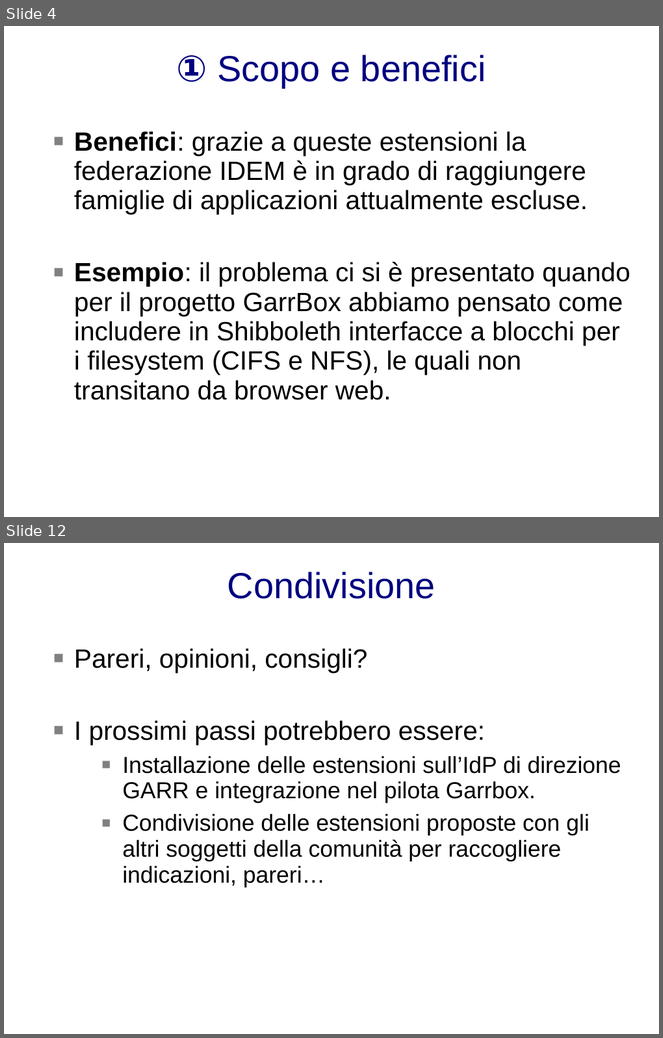
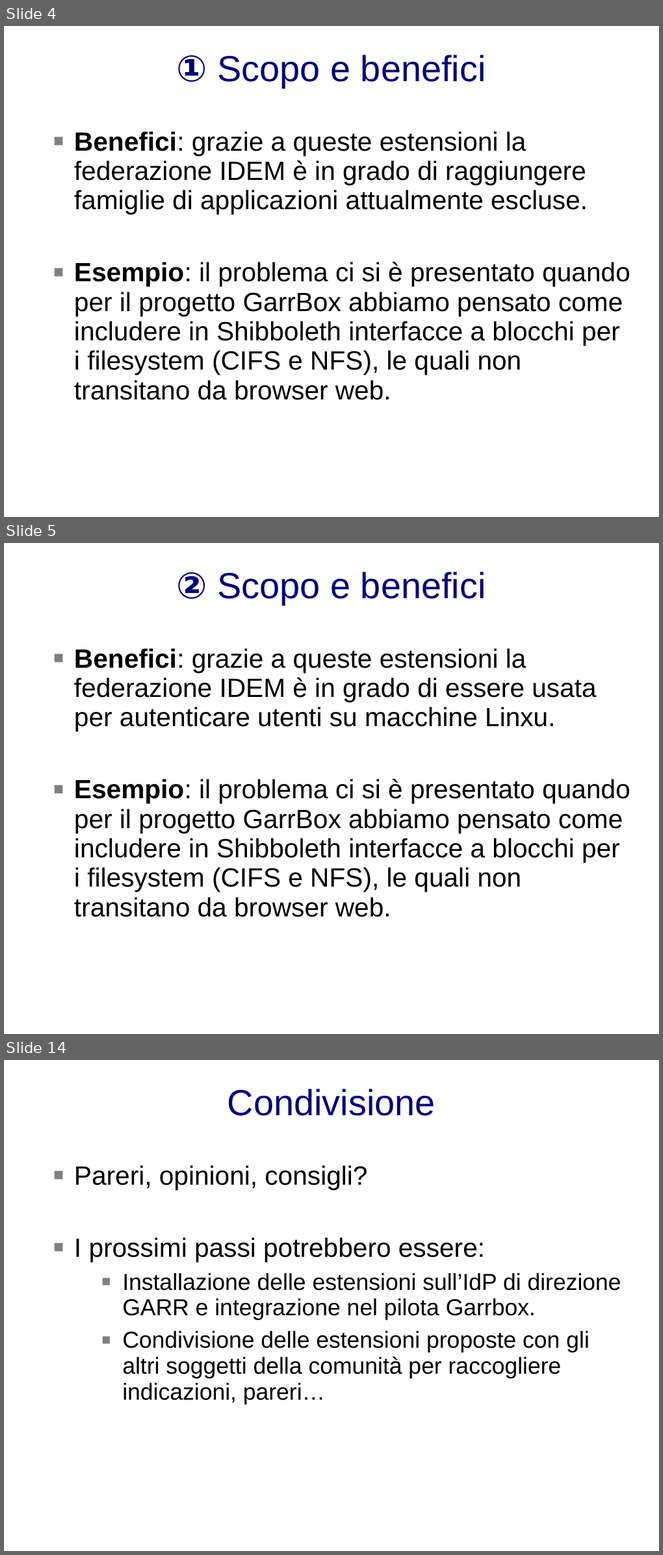
Before and after one commit to biancini/Shibboleth-Authentication, a slide deck: documentation/ShibbolethExtensions.pptx. Shown one above the other, each under a label of ours: slides 4 and 12 before the commit, slides 4, 5 and 14 after it; the slides between them are not shown. The pictures are 663x1038 and 663x1555 pixels, drawn with LibreOffice and Linux fonts; fonts in the diff are those of the drawing; background and template pictures are left out. Boxes give left, top, right and bottom in pixels: in the first picture for what was removed or moved away, otherwise in the second. Text is boxed around its words. In the diff, an @@ line names an element or a change of style, - is before the commit and + after.

```diff
--- a/documentation/ShibbolethExtensions.pptx
+++ b/documentation/ShibbolethExtensions.pptx
@@ slide 5 added at bbox=[4, 543, 659, 1034], background picture (left out) @@
@@ text added at bbox=[177, 572, 486, 604], 44 pt, text #000080 @@
+② Scopo e benefici
@@ text added at bbox=[74, 648, 631, 917], 32 pt, text #000000 @@
+■ Benefici: grazie a queste estensioni la federazione IDEM è in grado di essere usata per autenticare utenti su macchine Linxu.
+  ■ Esempio: il problema ci si è presentato quando per il progetto GarrBox abbiamo pensato come includere in Shibboleth interfacce a blocchi per i filesystem (CIFS e NFS), le quali non transitano da browser web.
@@ what was slide 12 is now slide 14 @@
```
Also in this commit, not shown: 9 slides changed, 1 other slide added.
